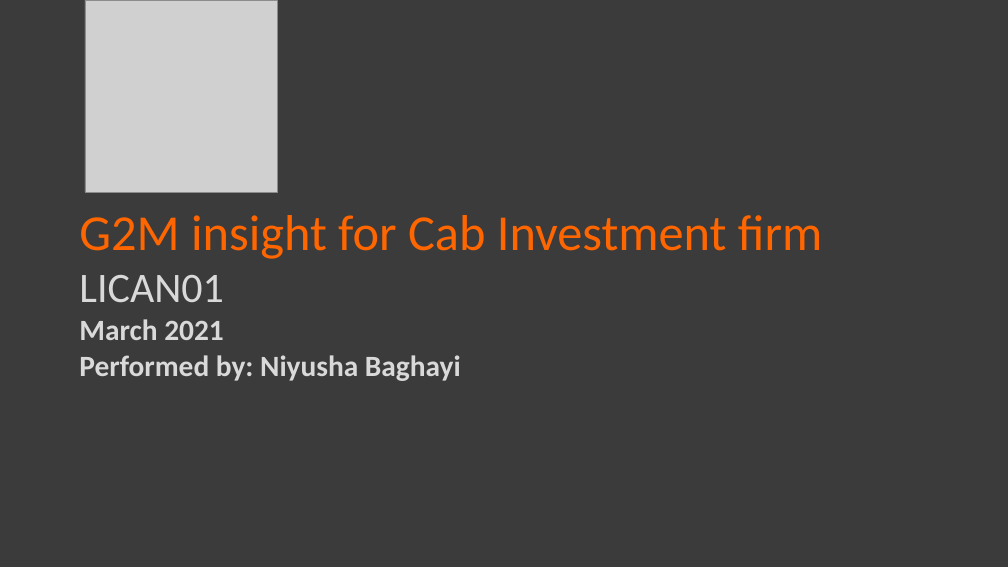
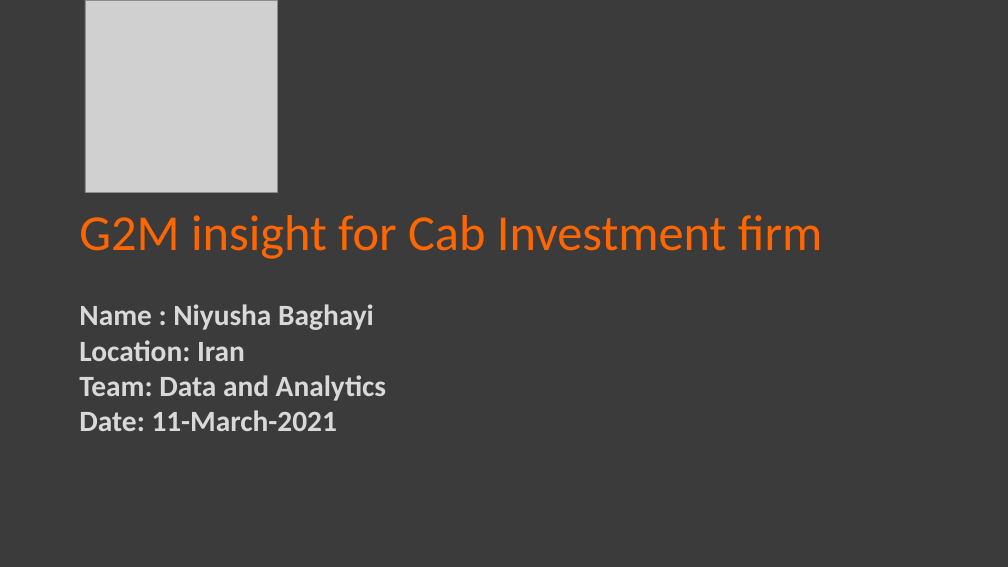
Before and after one commit to Niyusha-Baghayi/DG-Week-2, a slide deck: slide 1 of G2M insight for Cab Investment firm.pptx. Drawn at 1008x567 pixels with LibreOffice and Linux fonts; fonts in the diff are those of the drawing; grey boxes stand for pictures. Boxes give left, top, right and bottom in pixels: in the first picture for what was removed or moved away, otherwise in the second. Text is boxed around its words. In the diff, an @@ line names an element or a change of style, - is before the commit and + after.

```diff
--- a/G2M insight for Cab Investment firm.pptx
+++ b/G2M insight for Cab Investment firm.pptx
@@ text at <box>79,304,386,431</box>: text changed @@
-LICAN01
-March 2021
-Performed by: Niyusha Baghayi
+Name : Niyusha Baghayi
+Location: Iran
+Team: Data and Analytics
+Date: 11-March-2021
```
Also in this commit, not shown: 12 other slides changed, 1 other file.
